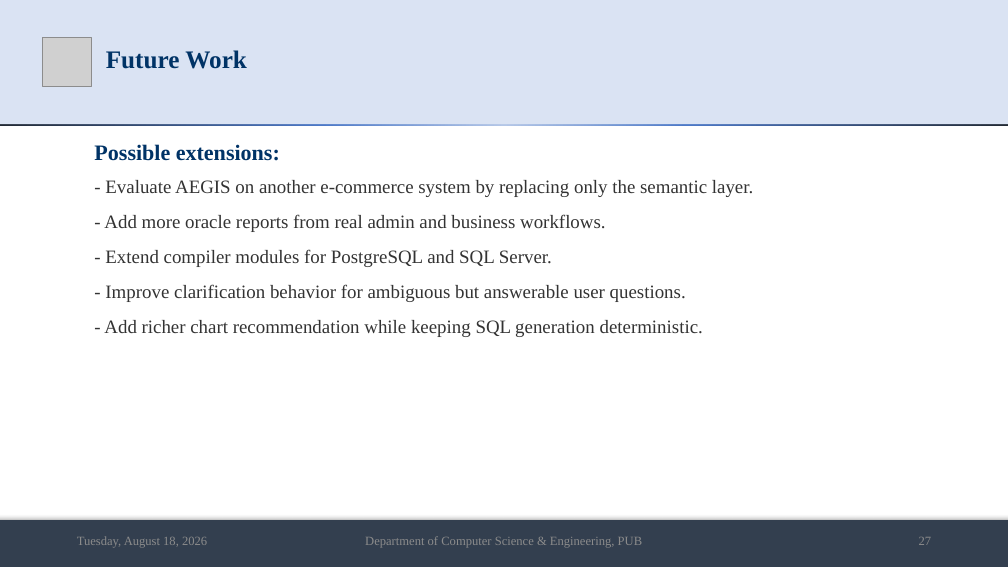
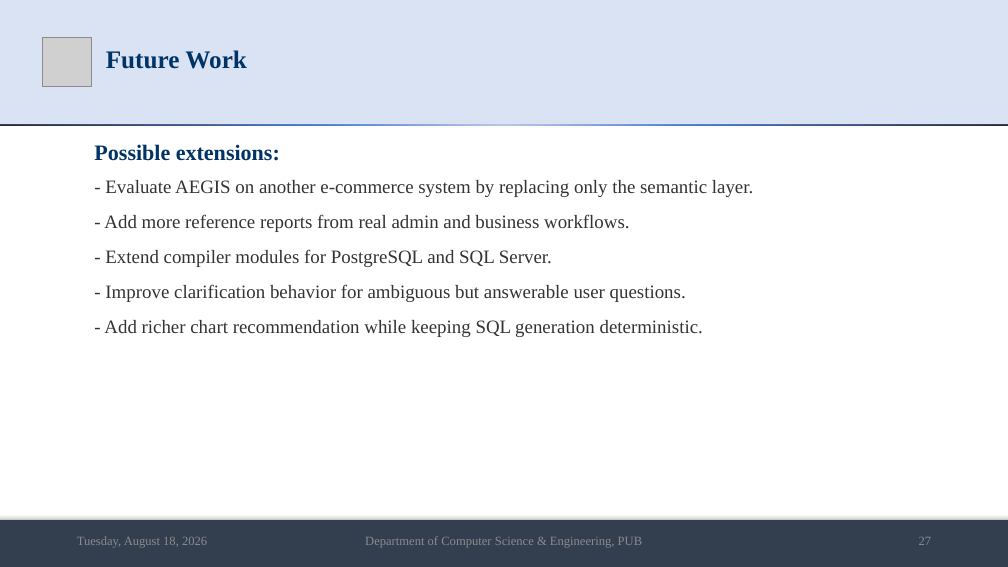
Before and after one commit to md-riaz/AEGIS-Research, a slide deck: slide 27 of docs/scripts/Md_Riaz_Final_Defense_0322310105101024.pptx. Drawn at 1008x567 pixels with LibreOffice and Linux fonts; fonts in the diff are those of the drawing; grey boxes stand for pictures. Boxes give left, top, right and bottom in pixels: in the first picture for what was removed or moved away, otherwise in the second. Text is boxed around its words. In the diff, an @@ line names an element or a change of style, - is before the commit and + after.

```diff
--- a/docs/scripts/Md_Riaz_Final_Defense_0322310105101024.pptx
+++ b/docs/scripts/Md_Riaz_Final_Defense_0322310105101024.pptx
@@ text at <box>104,214,629,232</box>: text changed @@
-- Add more oracle reports from real admin and business workflows.
+- Add more reference reports from real admin and business workflows.
```
Also in this commit, not shown: 4 other slides changed, 2 other files.
